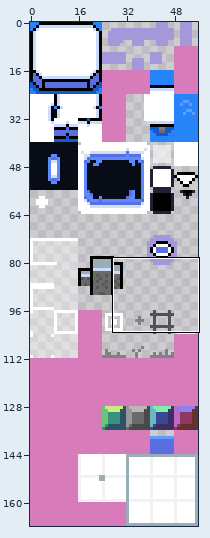
Sprite sheet, stored at media/art/spritesheet.png. Above, an overview of the earlier version with the close-up marked.
Close-up. Before:
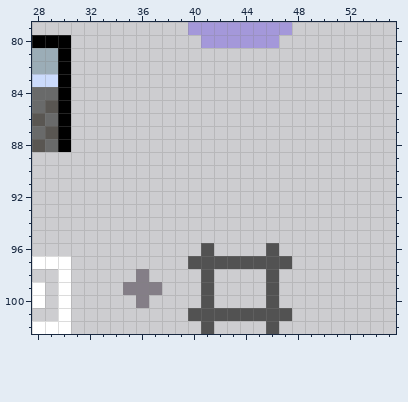
The file is 56x168 pixels. Colours within 5 levels of each other are drawn and written as one. Shown: x 28..55, y 79..102.
After:
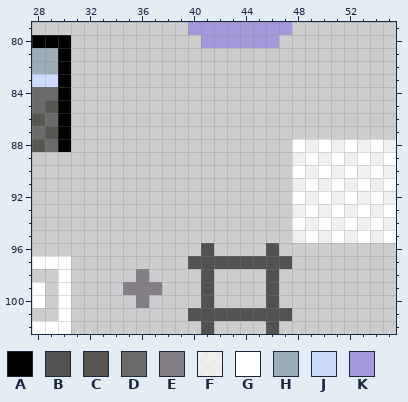
Palette (. is transparent): A #000000  B #525252  C #595652  D #696a6a  E #847e87  F #ffffffb4  G #ffffff  H #9badb7  J #cbdbfc  K #a498da
Edits made:
Changed rows in their new state; - is an unchanged pixel.
first column x 48:
 88 GFGFGFGF
 89 FGFGFGFG
 90 GFGFGFGF
 91 FGFGFGFG
 92 GFGFGFGF
 93 FGFGFGFG
 94 GFGFGFGF
 95 FGFGFGFG
Boxes around the changes in both close-ups, in picture pixels (x1, y1, x2, y2):
added: (292, 139, 396, 243)
